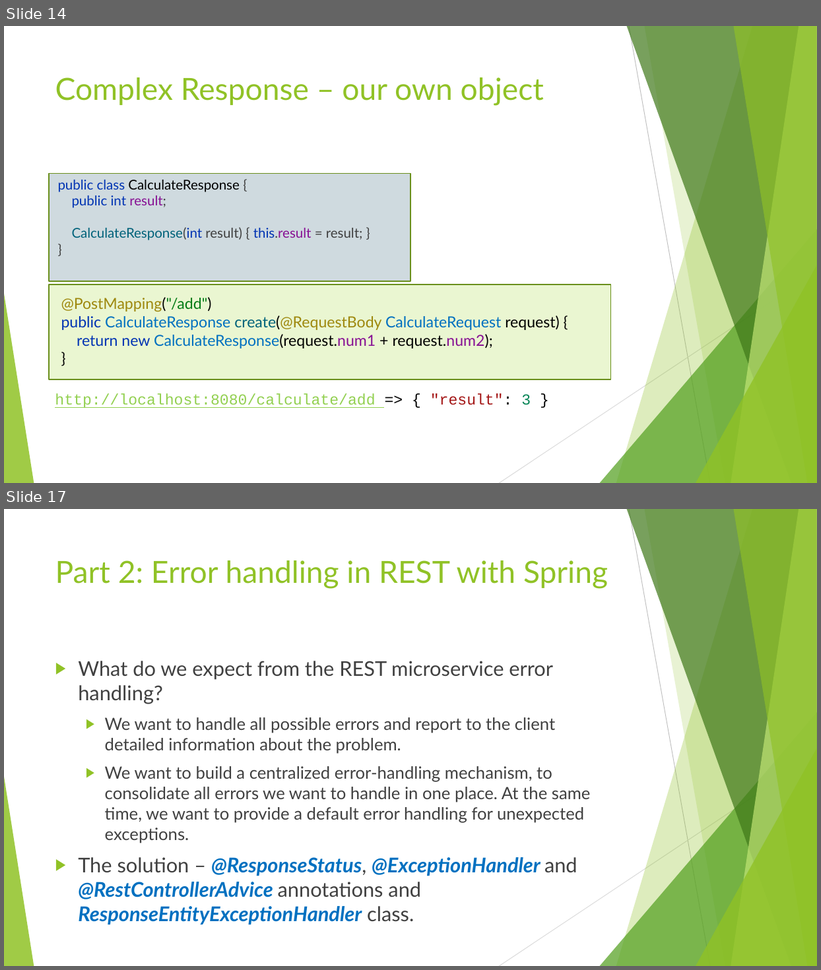
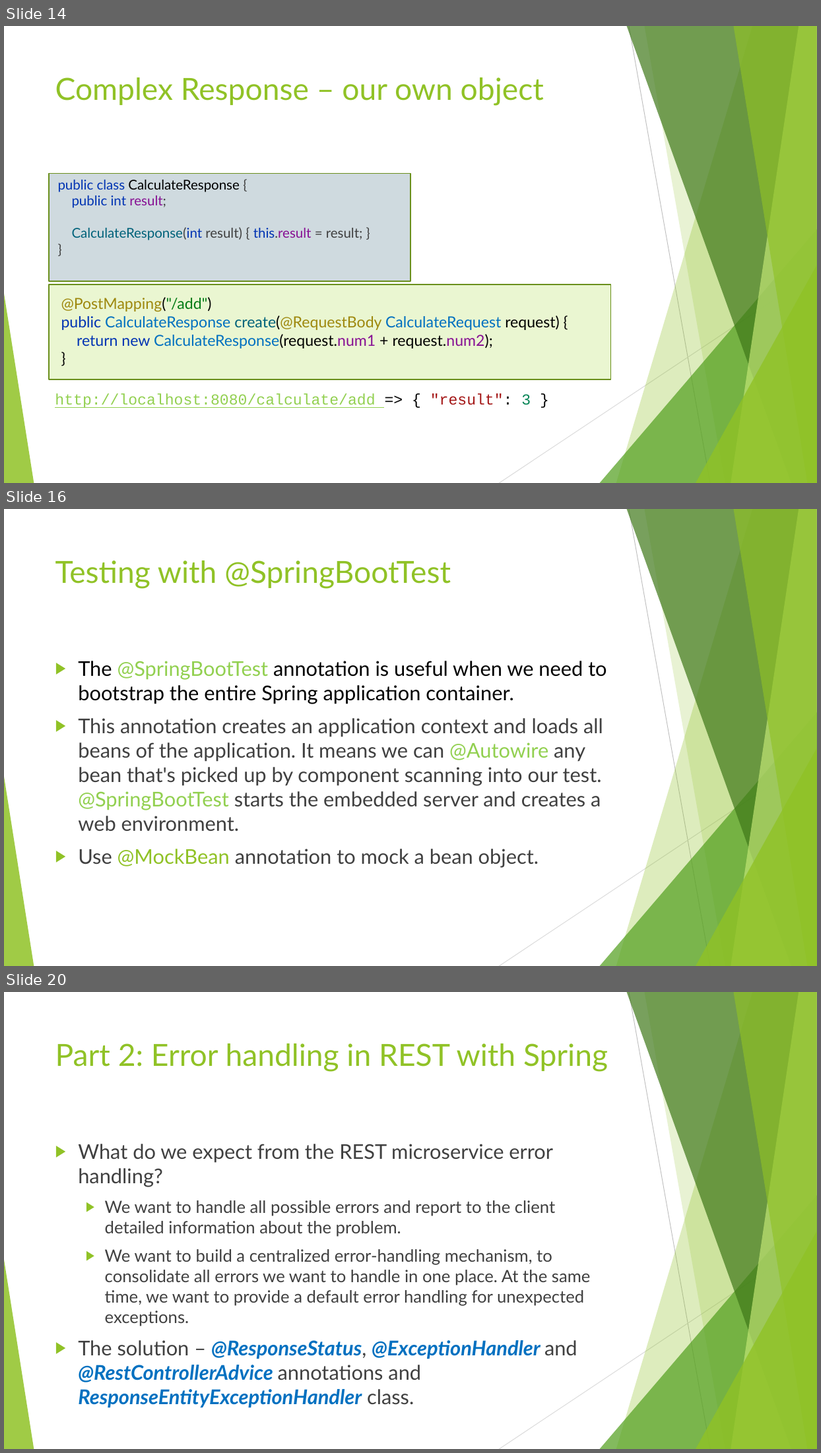
Before and after one commit to ybensman/SpringMicroserviceDemo, a slide deck: Spring_Beginners_2_SpringBootForMS.pptx. Shown one above the other, each under a label of ours: slides 14 and 17 before the commit, slides 14, 16 and 20 after it; the slides between them are not shown. The pictures are 821x970 and 821x1453 pixels, drawn with LibreOffice and Linux fonts; fonts in the diff are those of the drawing. Boxes give left, top, right and bottom in pixels: in the first picture for what was removed or moved away, otherwise in the second. Text is boxed around its words. In the diff, an @@ line names an element or a change of style, - is before the commit and + after.

```diff
--- a/Spring_Beginners_2_SpringBootForMS.pptx
+++ b/Spring_Beginners_2_SpringBootForMS.pptx
@@ slide 16 added at (4,509,817,966), background #FFFFFF; not listed: 10 template elements that a slide beside it also shows @@
@@ title added at (55,560,451,589), 36 pt, text #90C226 @@
+Testing with @SpringBootTest
@@ text added at (78,661,607,868), 24 pt, text #404040 @@
+▶ The @SpringBootTest annotation is useful when we need to bootstrap the entire Spring application container.
+▶ This annotation creates an application context and loads all beans of the application. It means we can @Autowire any bean that's picked up by component scanning into our test. @SpringBootTest starts the embedded server and creates a web environment.
+▶ Use @MockBean annotation to mock a bean object.
@@ what was slide 17 is now slide 20 @@
```
Also in this commit, not shown: 2 slides changed, 2 other slides added.
